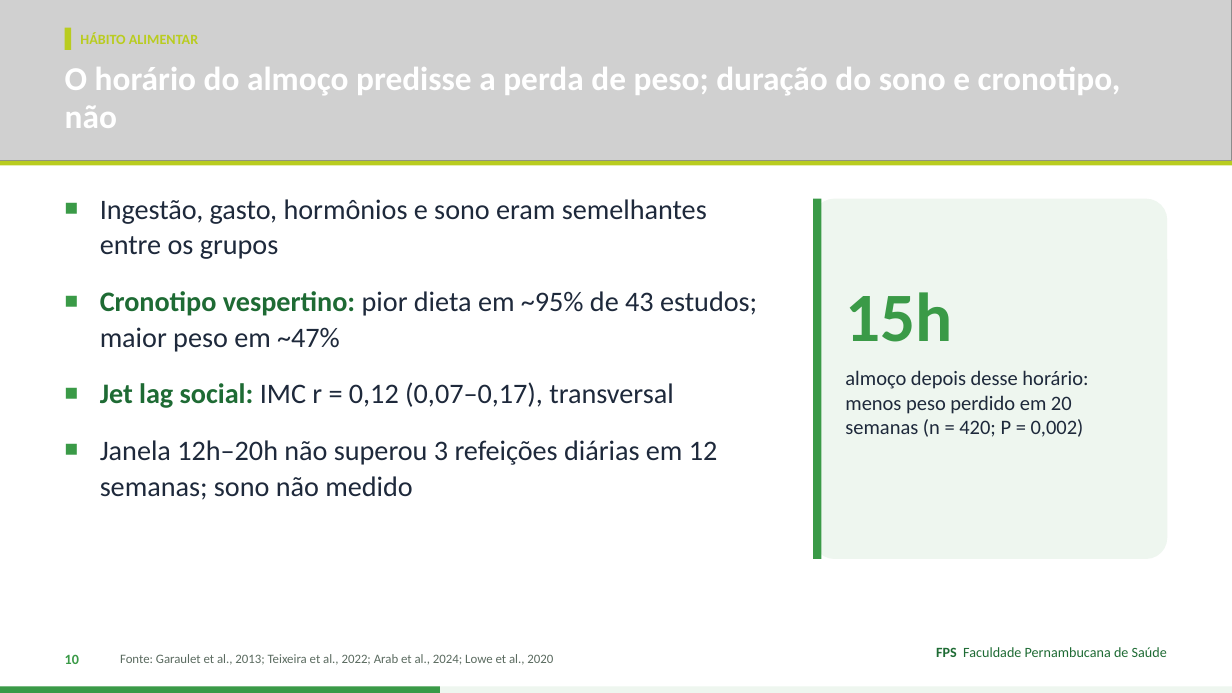
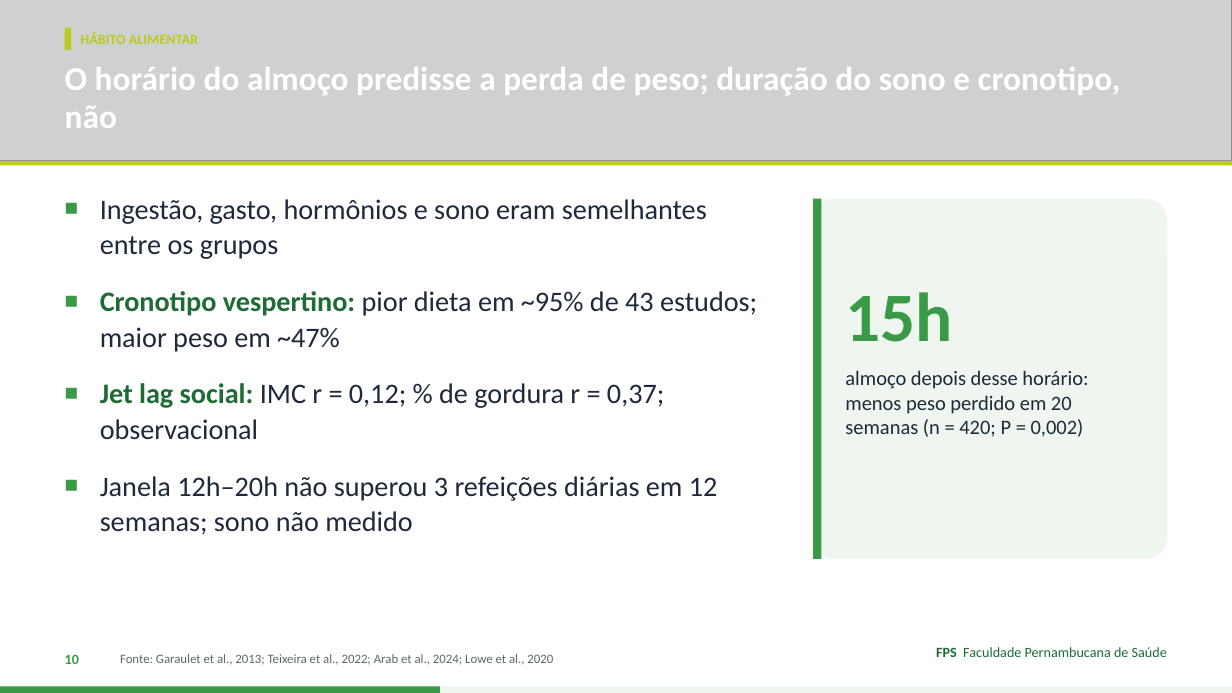
Before and after one commit to Institutomoraisandrade/CRM, a slide deck: slide 10 of trabalho-fps/trabalhos/2026-11-10-sono/apresentacao.pptx. Drawn at 1232x693 pixels with LibreOffice and Linux fonts; fonts in the diff are those of the drawing; grey boxes stand for pictures. Boxes give left, top, right and bottom in pixels: in the first picture for what was removed or moved away, otherwise in the second. Text is boxed around its words. In the diff, an @@ line names an element or a change of style, - is before the commit and + after.

```diff
--- a/trabalho-fps/trabalhos/2026-11-10-sono/apresentacao.pptx
+++ b/trabalho-fps/trabalhos/2026-11-10-sono/apresentacao.pptx
@@ text at bbox=[100, 383, 664, 440]: text changed @@
-■ Jet lag social: IMC r = 0,12 (0,07–0,17), transversal
+■ Jet lag social: IMC r = 0,12; % de gordura r = 0,37; observacional
```
Also in this commit, not shown: 2 other slides changed, 6 other files.
